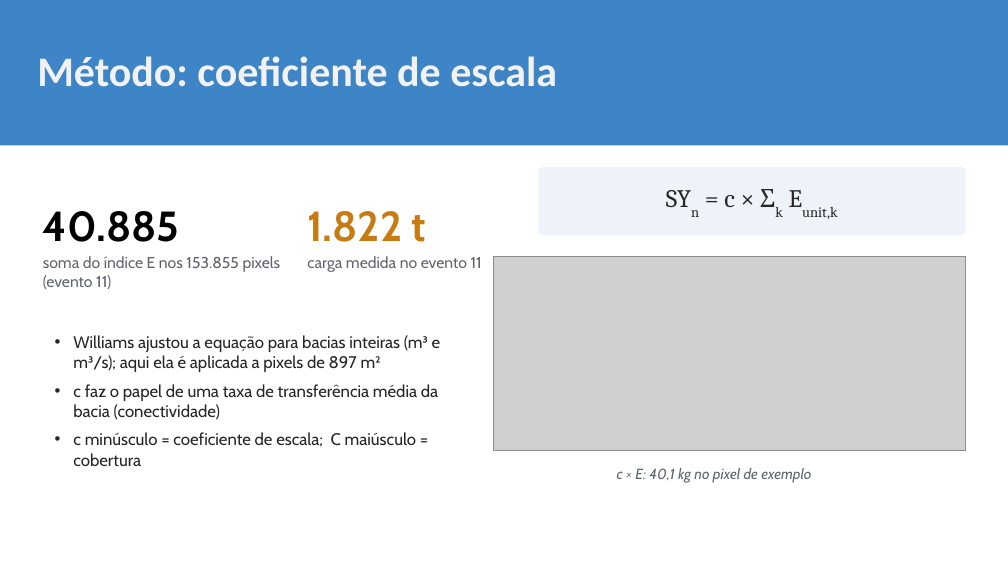
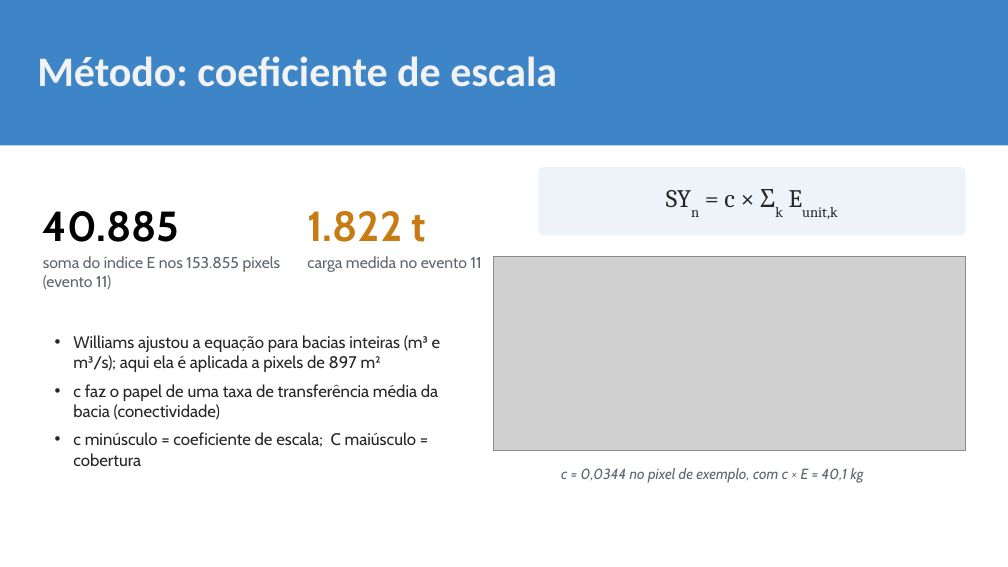
Before and after one commit to mateusvivarelli/TCC, a slide deck: slide 18 of Apresentacao/slideTCC_18-11.pptx. Drawn at 1008x567 pixels with LibreOffice and Linux fonts; fonts in the diff are those of the drawing; grey boxes stand for pictures; background and template pictures are left out. Boxes give left, top, right and bottom in pixels: in the first picture for what was removed or moved away, otherwise in the second. Text is boxed around its words. In the diff, an @@ line names an element or a change of style, - is before the commit and + after.

```diff
--- a/Apresentacao/slideTCC_18-11.pptx
+++ b/Apresentacao/slideTCC_18-11.pptx
@@ text at bbox=[561, 468, 864, 483]: text changed @@
-c × E: 40,1 kg no pixel de exemplo
+c = 0,0344 no pixel de exemplo, com c × E = 40,1 kg
```
